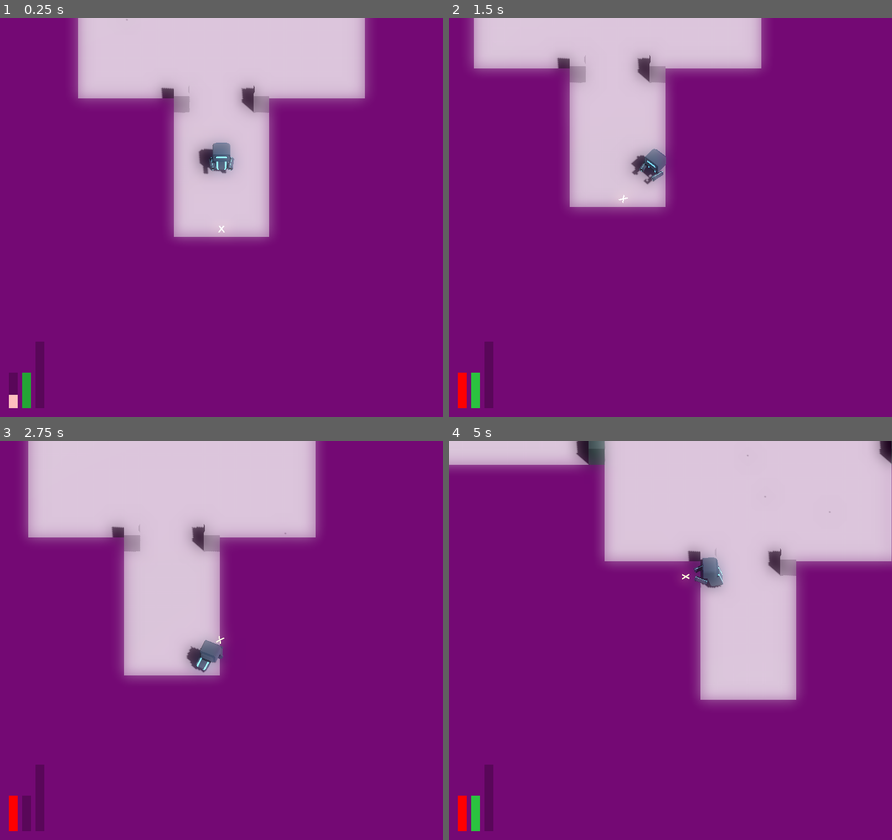
Above: before the commit, frames 1-4 (two rows, left to right).
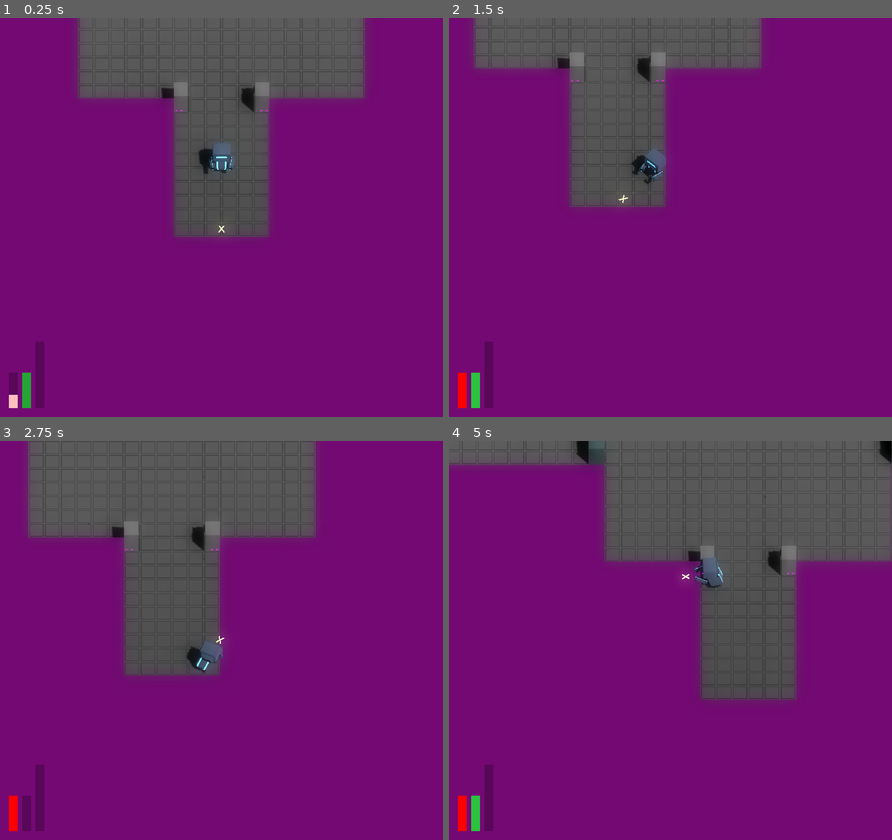
Above: after the commit, the same moments.

Repository: JackEvans24/bullet-absorb
Game: Godot game, scene res://scenes/main.tscn
Same seed, same stepped clock (60 frames per second), same inputs: the game is played once before the commit and once after it.
Inputs (mouse positions are in pixels of both pictures, inside the frame that each line leads up to):
- Up to frame 1 (0.25 s): no input
- Up to frame 2 (1.5 s): move the mouse to (767, 197) at 0.52 s; hold D (move_right) 0.53-1.28 s; hold Ctrl (absorb) 0.53-1.28 s; move the mouse to (581, 237) at 1.27 s; hold S (move_back) from 1.28 s (still down); tap Ctrl (absorb) at 1.35 s
- Up to frame 3 (2.75 s): move the mouse to (265, 552) at 2.02 s; release S (move_back) at 2.03 s; hold D (move_right) from 2.03 s (still down); hold Ctrl (absorb) from 2.03 s (still down); tap Space (dash) at 2.1 s
- Up to frame 4 (5 s): move the mouse to (648, 720) at 2.77 s; release D (move_right) at 2.78 s; release Ctrl (absorb) at 2.78 s; hold W (move_forward) 2.78-3.53 s; click (648, 720) at 2.85 s; tap Ctrl (absorb) at 3.05, 4.35 s; move the mouse to (803, 700) at 3.52 s; hold Ctrl (absorb) 3.53-4.28 s; hold A (move_left) from 3.53 s (still down); move the mouse to (537, 580) at 4.27 s

The runs differ from the first frame. In frame 1, 21% of the frame differs, in the area x 17-83%, y 0-56%; in frame 2, 16%; in frame 3, 24%; in frame 4, 30%, in the area x 0-100%, y 0-66%.

Commit message:
fix: fix issues with set on init

Diff:
--- a/scripts/mechanics/player/player.gd
+++ b/scripts/mechanics/player/player.gd
@@ -10,7 +10,7 @@
 
 enum AbsorbState {Started, Cancelled, Complete}
 
-@export var stats: PlayerStats: set = update_stats
+@export var stats: PlayerStats
 
 @onready var move_state: MoveStateMachine = $MoveState
 @onready var health: Health = $Health
@@ -26,10 +26,11 @@
 var power_count: float = 0.0
 
 var current_health:
-	get: return health.current_health
+	get: return 0.0 if not health else health.current_health
 
 func _ready():
-	update_stats(stats)
+	aim.stats = stats
+	absorb.stats = stats
 
 	died.connect(body._on_player_died)
 
@@ -55,13 +56,6 @@
 	dash.initialise(move_state, body)
 
 # TODO: Replace with powerups
-func update_stats(player_stats: PlayerStats):
-	stats = player_stats
-	if aim:
-		aim.stats = stats
-	if absorb:
-		absorb.stats = stats
-
 	# health.initialise(stats.max_health)
 	# aim.cooldown_modifier = stats.fire_cooldown_modifier
 	# absorb.windup_modifier = stats.absorb_windup_modifier
